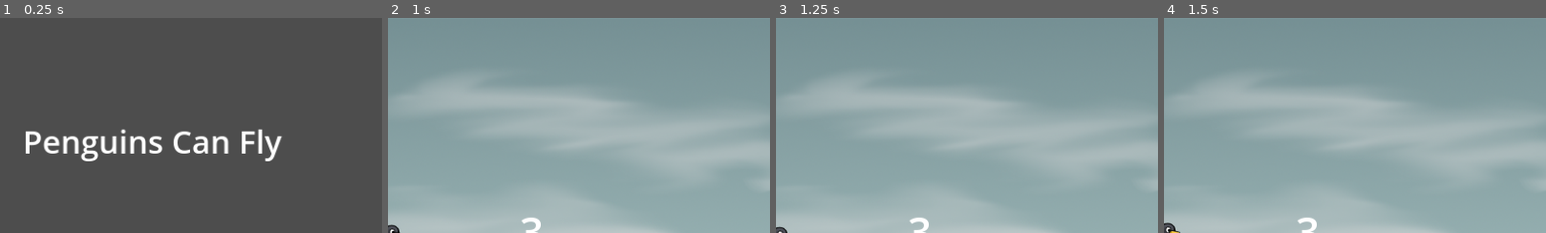
Above: before the commit, frames 1-4 (left to right).
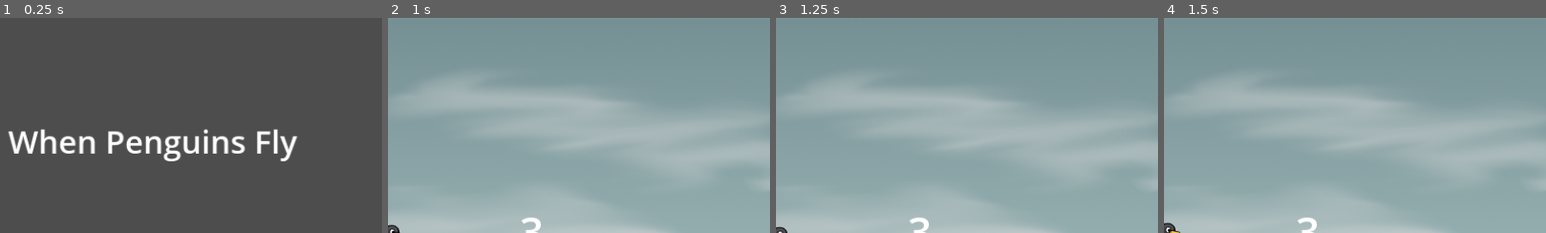
Above: after the commit, the same moments.

Repository: imbev/WhenPenguinsFly
Game: Godot game, scene res://menu/menu.tscn
Two runs of this game, one before a commit and one after it. Both use one fixed random seed, a clock stepped at 60 frames per second and the inputs below. Sound files missing from this copy of the repository are replaced by a short silence.
Inputs:
- Up to frame 1 (0.25 s): no input
- Up to frame 2 (1 s): click "Play" at 0.5 s
- Up to frame 3 (1.25 s): no input
- Up to frame 4 (1.5 s): no input
The pictures show only the part of the screen within x 30-80%, y 0-50%; the shares and areas given below are measured in that part.

The runs differ from the first frame. In frame 1, 4.5% of the frame differs, in the area x 2-78%, y 51-67%; in frame 2, nothing differs; in frame 3, nothing differs; in frame 4, nothing differs.

Commit message:
Rename to "When Penguins Fly"

Diff:
--- a/menu/menu.tscn
+++ b/menu/menu.tscn
@@ -35,7 +35,7 @@
 layout_mode = 2
 size_flags_vertical = 3
 theme_override_font_sizes/font_size = 48
-text = "Penguins Can Fly"
+text = "When Penguins Fly"
 horizontal_alignment = 1
 vertical_alignment = 1
 
@@ -73,7 +73,7 @@
 layout_mode = 2
 size_flags_vertical = 3
 theme_override_font_sizes/font_size = 48
-text = "Penguins Can Fly"
+text = "When Penguins Fly"
 horizontal_alignment = 1
 vertical_alignment = 1
 
--- a/project.godot
+++ b/project.godot
@@ -10,7 +10,7 @@
 
 [application]
 
-config/name="penguins_can_fly"
+config/name="When Penguins Flys"
 run/main_scene="res://menu/menu.tscn"
 config/features=PackedStringArray("4.2", "GL Compatibility")
 config/icon="res://icon.svg"
@@ -18,6 +18,7 @@
 [display]
 
 window/stretch/mode="canvas_items"
+window/main_scene="res://game.tscn"
 
 [input]
 
